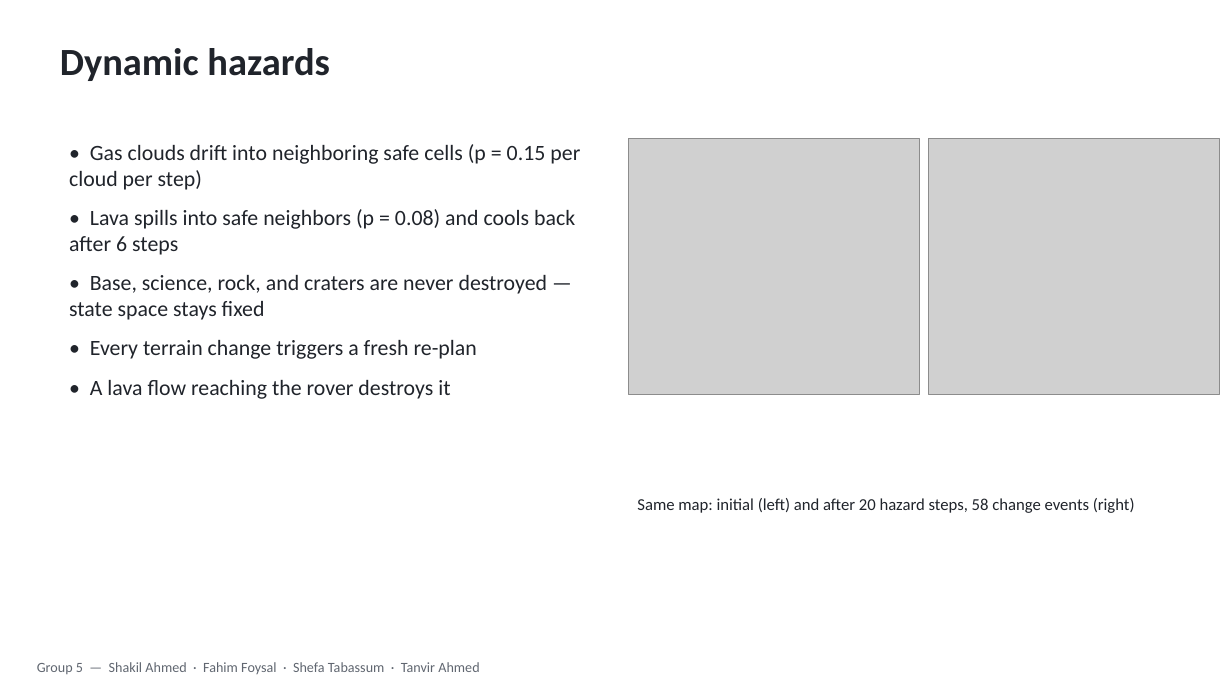
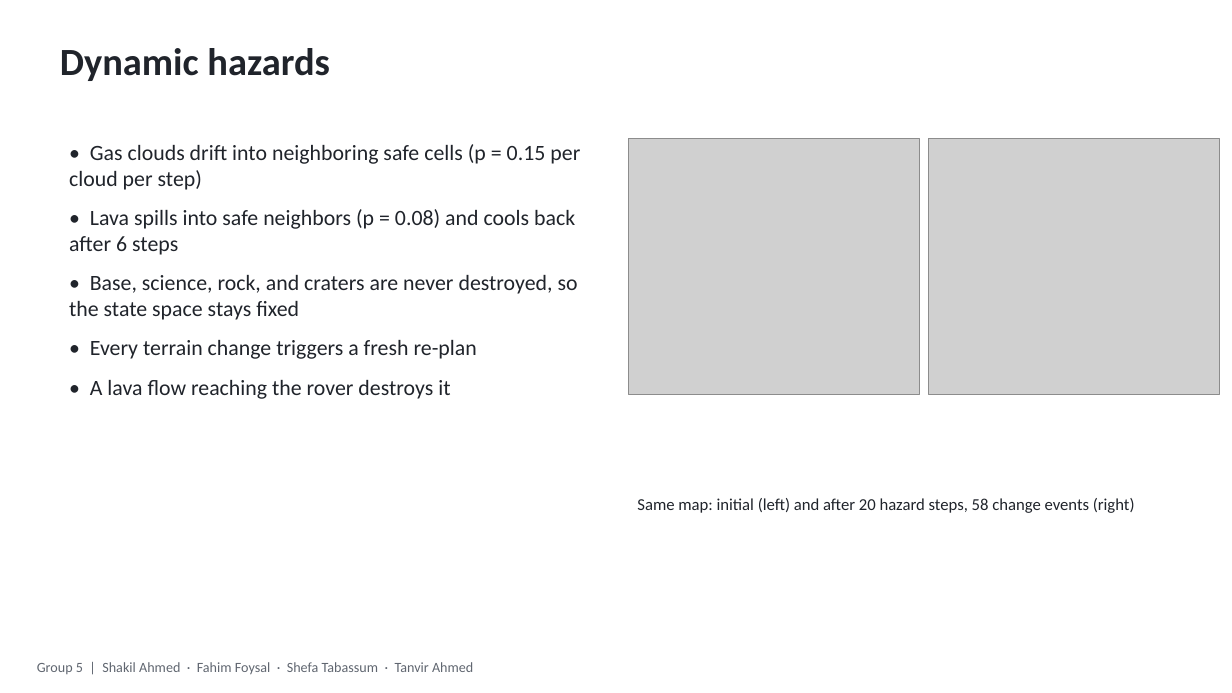
Before and after one commit to MRSHAKILS/Autonomous-Volcanic-Terrain-Exploration-Using-Markov-Decision-Process, a slide deck: slide 6 of others/final_presentation.pptx. Drawn at 1232x693 pixels with LibreOffice and Linux fonts; fonts in the diff are those of the drawing; grey boxes stand for pictures. Boxes give left, top, right and bottom in pixels: in the first picture for what was removed or moved away, otherwise in the second. Text is boxed around its words. In the diff, an @@ line names an element or a change of style, - is before the commit and + after.

```diff
--- a/others/final_presentation.pptx
+++ b/others/final_presentation.pptx
@@ text at (69, 275, 578, 320): text changed @@
-• Base, science, rock, and craters are never destroyed — state space stays fixed
+• Base, science, rock, and craters are never destroyed, so the state space stays fixed
@@ text at (37, 662, 473, 674): text changed @@
-Group 5 — Shakil Ahmed · Fahim Foysal · Shefa Tabassum · Tanvir Ahmed
+Group 5 | Shakil Ahmed · Fahim Foysal · Shefa Tabassum · Tanvir Ahmed
```
Also in this commit, not shown: 8 other slides changed, 11 other files.
